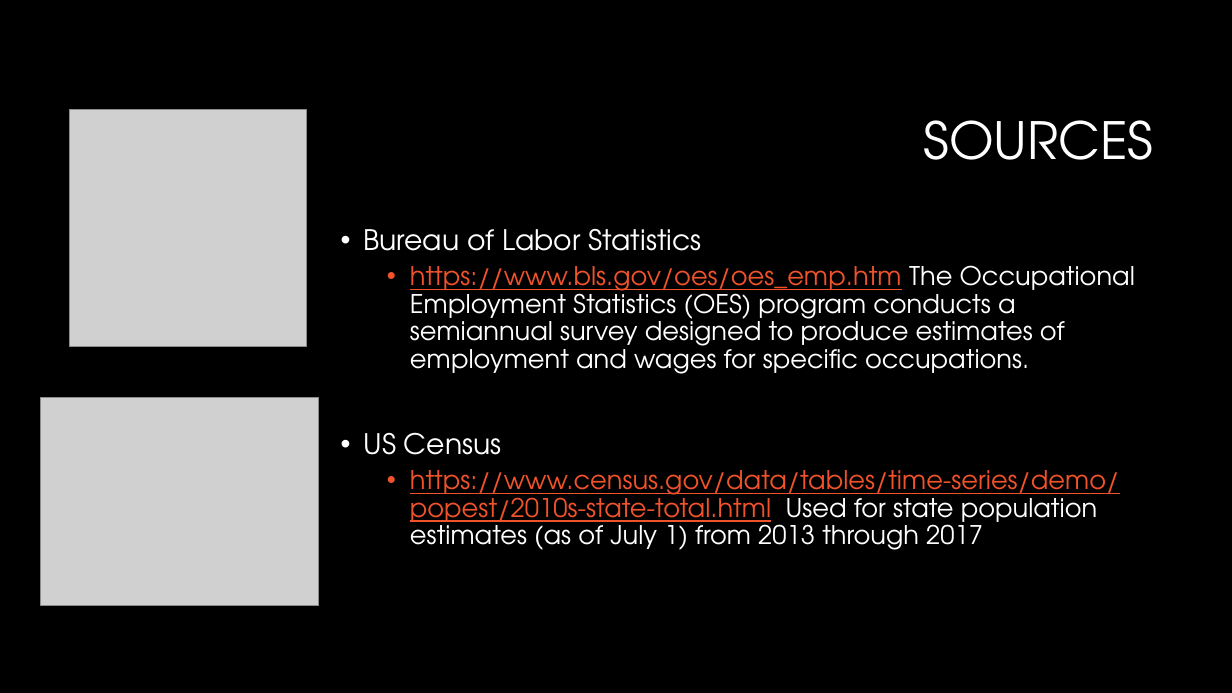
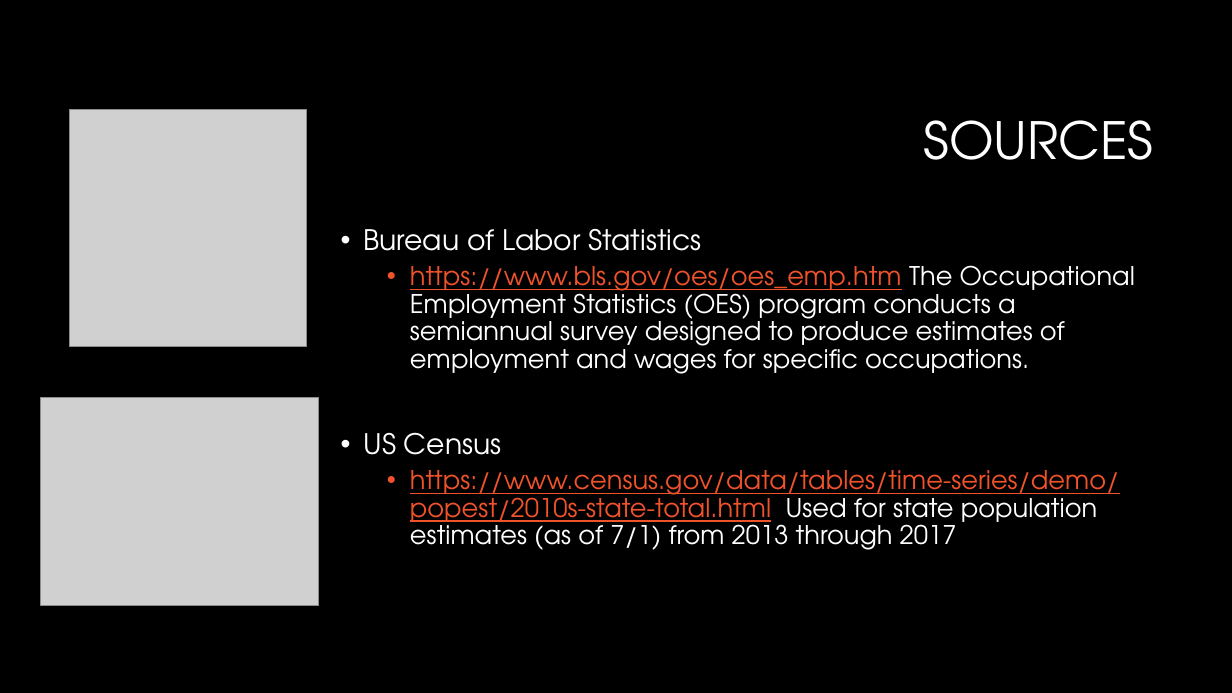
Before and after one commit to WCW789/Project1, a slide deck: slide 3 of Group_5_Presentation.pptx. Drawn at 1232x693 pixels with LibreOffice and Linux fonts; fonts in the diff are those of the drawing; grey boxes stand for pictures; background and template pictures are left out. Boxes give left, top, right and bottom in pixels: in the first picture for what was removed or moved away, otherwise in the second. Text is boxed around its words. In the diff, an @@ line names an element or a change of style, - is before the commit and + after.

```diff
--- a/Group_5_Presentation.pptx
+++ b/Group_5_Presentation.pptx
@@ text at <box>410,470,1119,550</box>: text changed @@
-  • https://www.census.gov/data/tables/time-series/demo/popest/2010s-state-total.html Used for state population estimates (as of July 1) from 2013 through 2017
+  • https://www.census.gov/data/tables/time-series/demo/popest/2010s-state-total.html Used for state population estimates (as of 7/1) from 2013 through 2017
```
Also in this commit, not shown: 9 other slides changed, 1 slide added, 1 other file.
